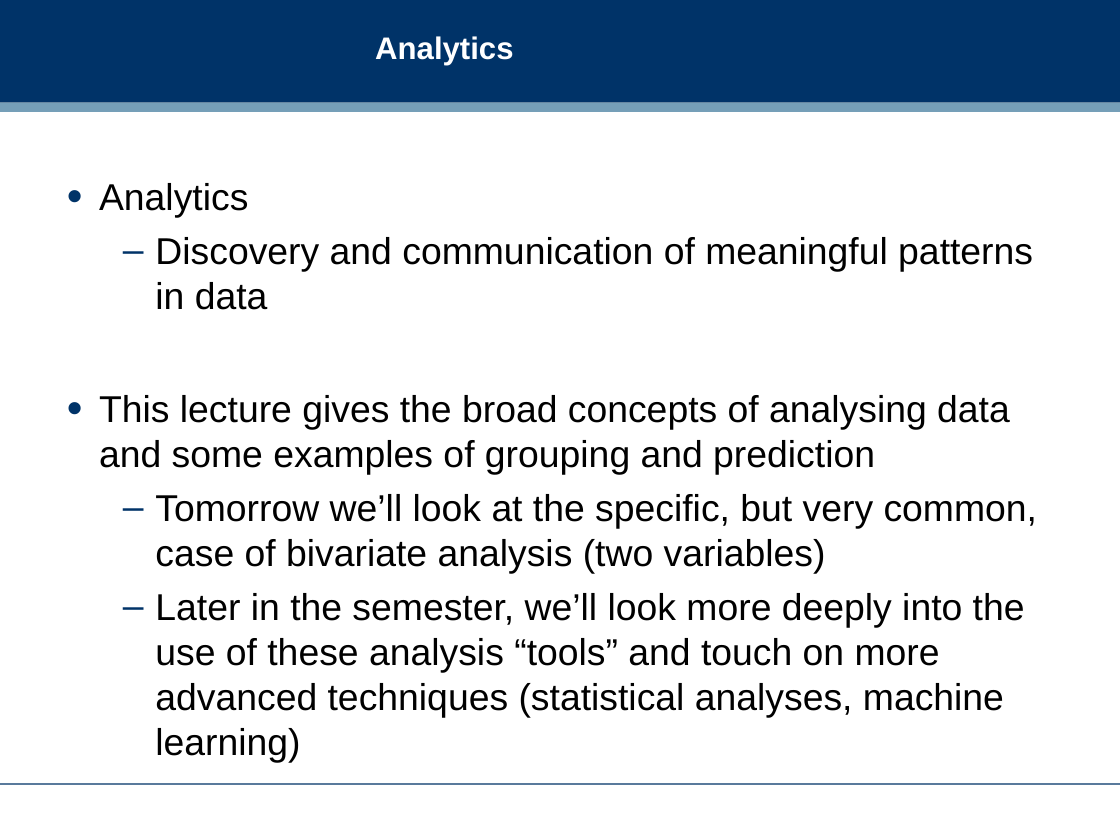
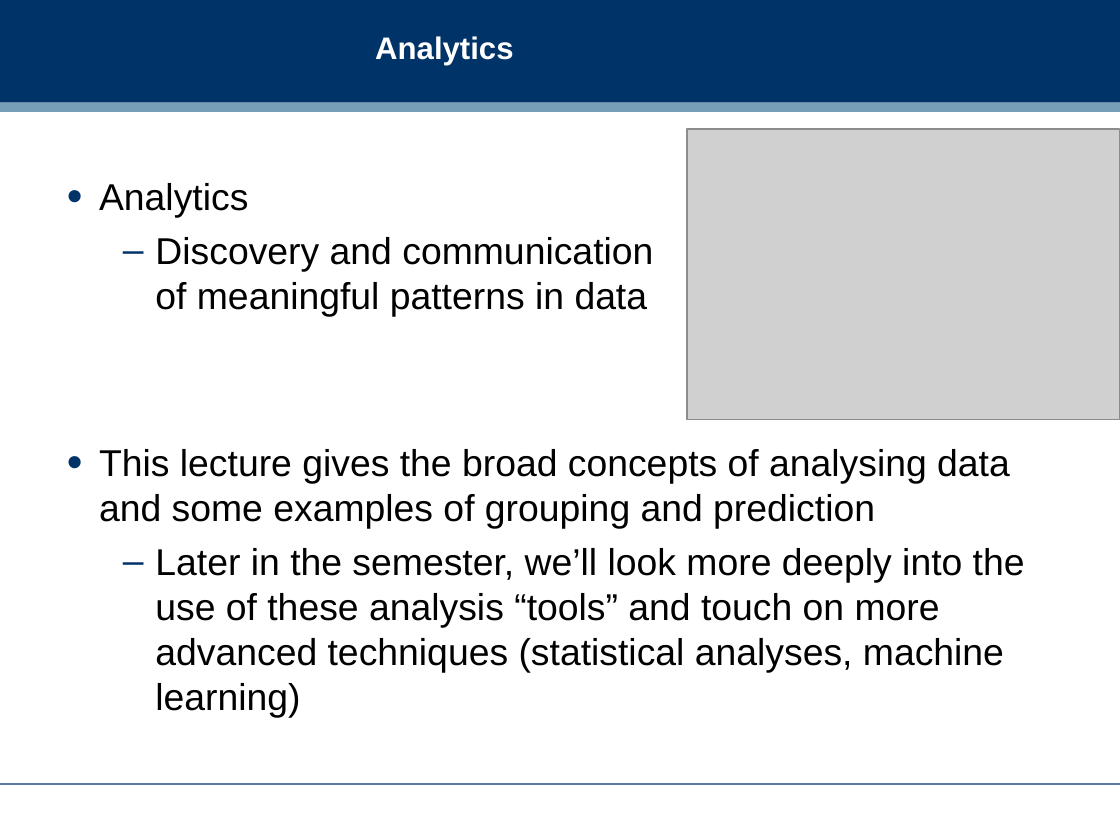
Before and after one commit to dreamind/ix, a slide deck: slide 2 of lectures/making-sense-data/analysis-1.ppt (slide 3 before the commit). Drawn at 1120x840 pixels with LibreOffice and Linux fonts; fonts in the diff are those of the drawing; grey boxes stand for pictures; background and template pictures are left out. Boxes give left, top, right and bottom in pixels: in the first picture for what was removed or moved away, otherwise in the second. Text is boxed around its words. In the diff, an @@ line names an element or a change of style, - is before the commit and + after.

Commit message:
Update analysis lecture

```diff
--- a/lectures/making-sense-data/analysis-1.ppt
+++ b/lectures/making-sense-data/analysis-1.ppt
@@ picture added at (687,129,1119,419) @@
@@ text at (155,494,1038,574): paragraph removed @@
-  – Tomorrow we’ll look at the specific, but very common, case of bivariate analysis (two variables)
```
Also in this commit, not shown: 1 slide removed, 4 other files.
